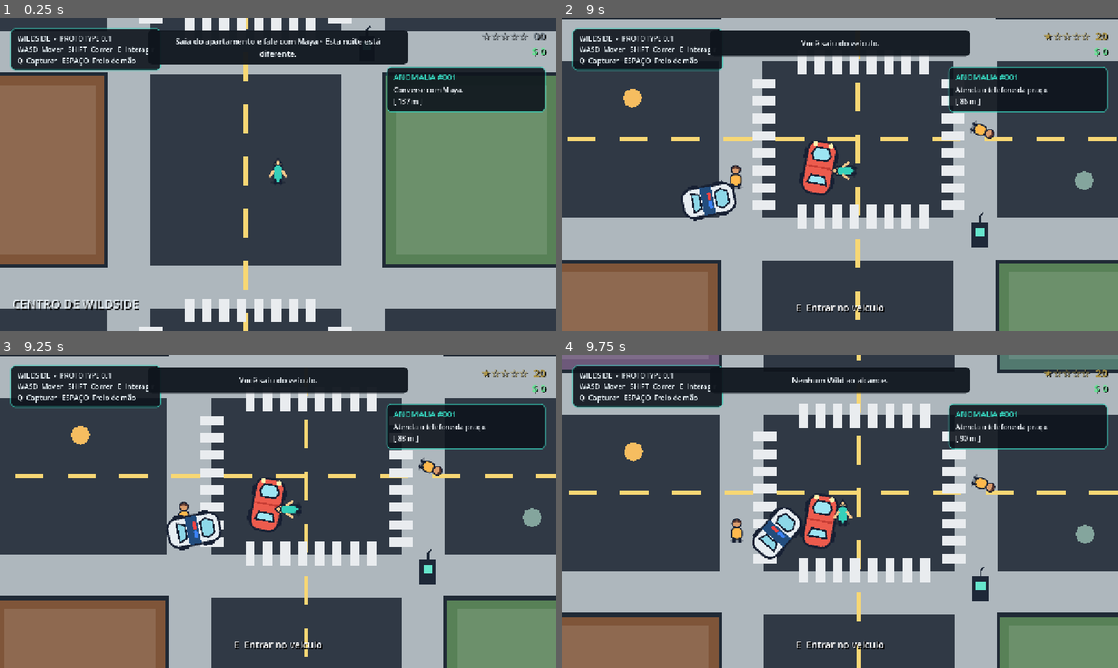
Above: before the commit, frames 1-4 (two rows, left to right).
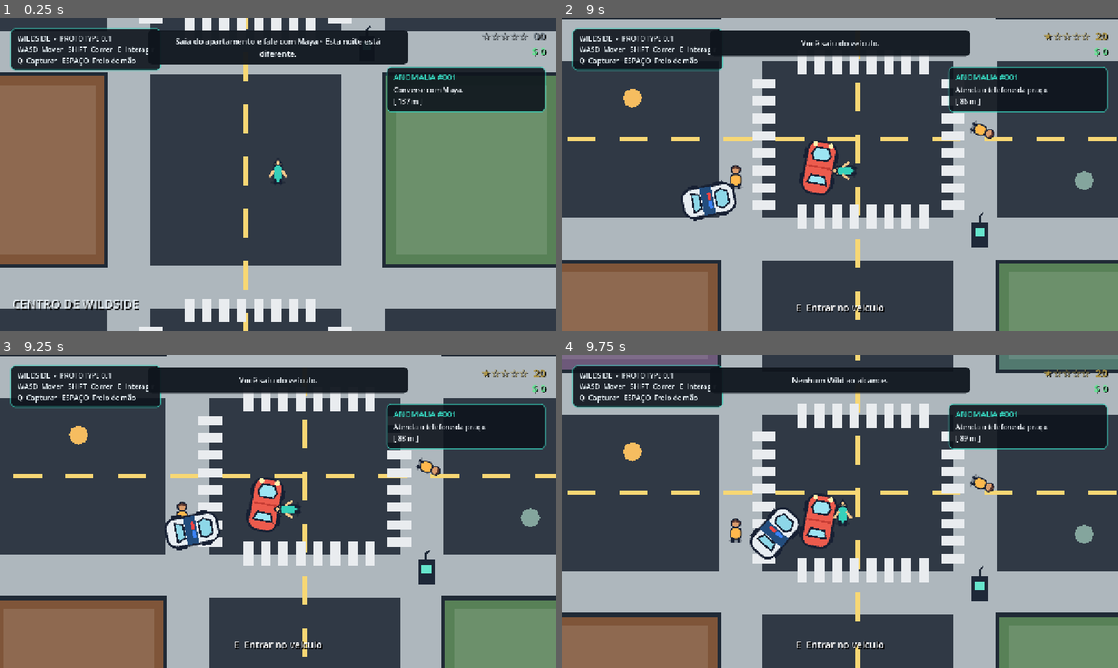
Above: after the commit, the same moments.

Repository: MiguelAlmeidaJ/Wildside
Game: Godot game, scene res://main.tscn
The game is run twice, just before and just after one commit, with the same random seed, the same clock (stepped at 60 frames per second) and the same inputs.
Inputs (mouse positions are in pixels of both pictures, inside the frame that each line leads up to):
- Up to frame 1 (0.25 s): no input
- Up to frame 2 (9 s): move the mouse to (812, 237) at 0.52 s; hold Q (capture) 0.53-1.28 s; hold W (move_up) 0.53-2.03 s; click (812, 237) at 0.67 s; move the mouse to (1006, 221) at 1.27 s; tap E (interact) at 1.35, 5.85 s; move the mouse to (673, 127) at 2.02 s; hold Shift (run) 2.03-2.78 s; hold A (move_left) 2.03-3.53 s; move the mouse to (867, 174) at 2.77 s; tap Q (capture) at 2.85, 7.35 s; click (867, 174) at 2.92 s; move the mouse to (756, 96) at 3.52 s; hold Space (brake) 3.53-4.28 s; hold E (interact) 3.53-4.28 s; move the mouse to (962, 158) at 4.27 s; hold D (move_right) 4.28-5.03 s; tap Shift (run) at 4.35, 8.85 s; move the mouse to (728, 190) at 5.02 s; hold W (move_up) 5.03-5.78 s; hold Q (capture) 5.03-5.78 s; click (728, 190) at 5.17 s; move the mouse to (895, 105) at 5.77 s; hold D (move_right) 5.78-8.03 s; tap Enter at 6.5 s; move the mouse to (812, 237) at 6.52 s; hold Shift (run) 6.53-7.28 s; move the mouse to (1006, 221) at 7.27 s; click (1006, 221) at 7.42 s; move the mouse to (673, 127) at 8.02 s; hold Space (brake) 8.03-8.78 s; hold E (interact) 8.03-8.78 s; move the mouse to (867, 174) at 8.77 s; hold A (move_left) from 8.78 s (still down)
- Up to frame 3 (9.25 s): keep holding A (move_left)
- Up to frame 4 (9.75 s): move the mouse to (756, 433) at 9.52 s; release A (move_left) at 9.53 s; hold W (move_up) from 9.53 s (still down); hold Q (capture) from 9.53 s (still down); click (756, 433) at 9.67 s

Frames 1-2 are identical in both runs. In frame 3, 3.1% of the frame differs, in the area x 2-98%, y 0-100%; in frame 4, 2.2%.

Commit message:
Separate parked vehicle collision body

Diff:
--- a/scenes/vehicles/car.tscn
+++ b/scenes/vehicles/car.tscn
@@ -1,10 +1,13 @@
-[gd_scene load_steps=4 format=3]
+[gd_scene load_steps=5 format=3]
 
 [ext_resource type="Script" path="res://scripts/vehicles/car.gd" id="1_car"]
 [ext_resource type="Texture2D" path="res://assets/vehicles/car.svg" id="2_texture"]
 
 [sub_resource type="RectangleShape2D" id="RectangleShape_car"]
 size = Vector2(66, 116)
+
+[sub_resource type="RectangleShape2D" id="RectangleShape_parked"]
+size = Vector2(70, 120)
 
 [node name="Car" type="CharacterBody2D"]
 z_index = 8
@@ -18,6 +21,13 @@
 [node name="CollisionShape2D" type="CollisionShape2D" parent="."]
 shape = SubResource("RectangleShape_car")
 
+[node name="ParkedBlocker" type="StaticBody2D" parent="."]
+collision_layer = 4
+collision_mask = 0
+
+[node name="CollisionShape2D" type="CollisionShape2D" parent="ParkedBlocker"]
+shape = SubResource("RectangleShape_parked")
+
 [node name="Camera2D" type="Camera2D" parent="."]
 enabled = false
 position_smoothing_enabled = true
